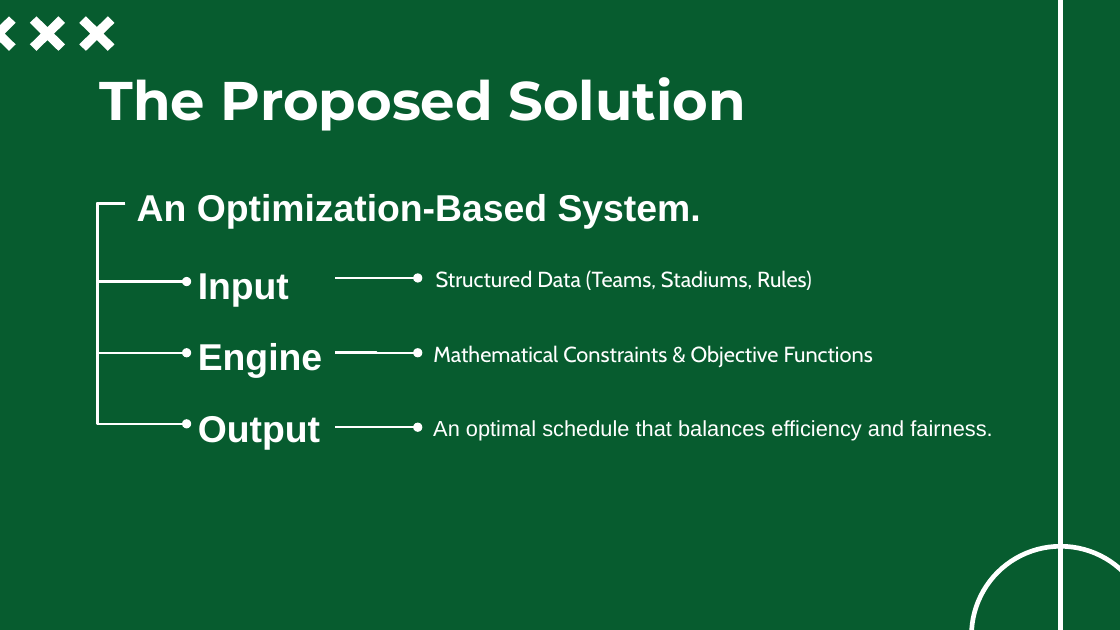
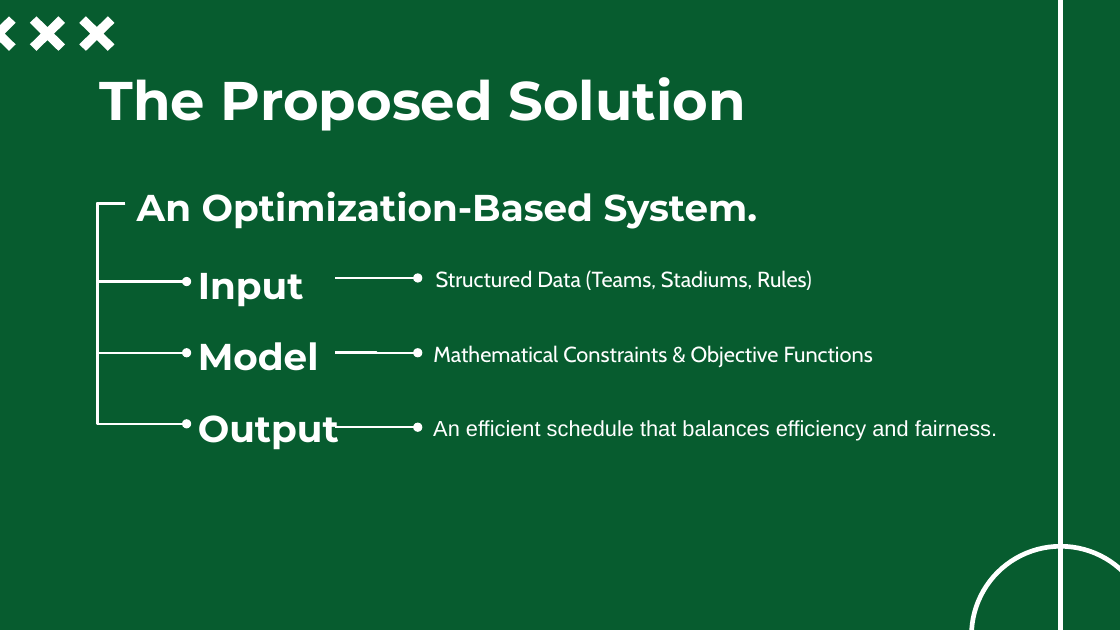
Before and after one commit to ghassanelgendy/egyptian-premier-league-schedule-optimizer, a slide deck: slide 8 of Documentations/presentation V1.pptx. Drawn at 1120x630 pixels with LibreOffice and Linux fonts; fonts in the diff are those of the drawing; background and template pictures are left out. Boxes give left, top, right and bottom in pixels: in the first picture for what was removed or moved away, otherwise in the second. Text is boxed around its words. In the diff, an @@ line names an element or a change of style, - is before the commit and + after.

```diff
--- a/Documentations/presentation V1.pptx
+++ b/Documentations/presentation V1.pptx
@@ font Arial to Montserrat in 3 elements at (x1=198, y1=273, x2=304, y2=307), (x1=198, y1=415, x2=339, y2=450), (x1=137, y1=191, x2=757, y2=229) @@
@@ text at (x1=198, y1=342, x2=319, y2=371): text changed; font Arial to Montserrat @@
-Engine
+Model
@@ text at (x1=433, y1=420, x2=997, y2=441): text changed @@
-An optimal schedule that balances efficiency and fairness.
+An efficient schedule that balances efficiency and fairness.
```
Also in this commit, not shown: 6 other slides changed, 1 slide added.
